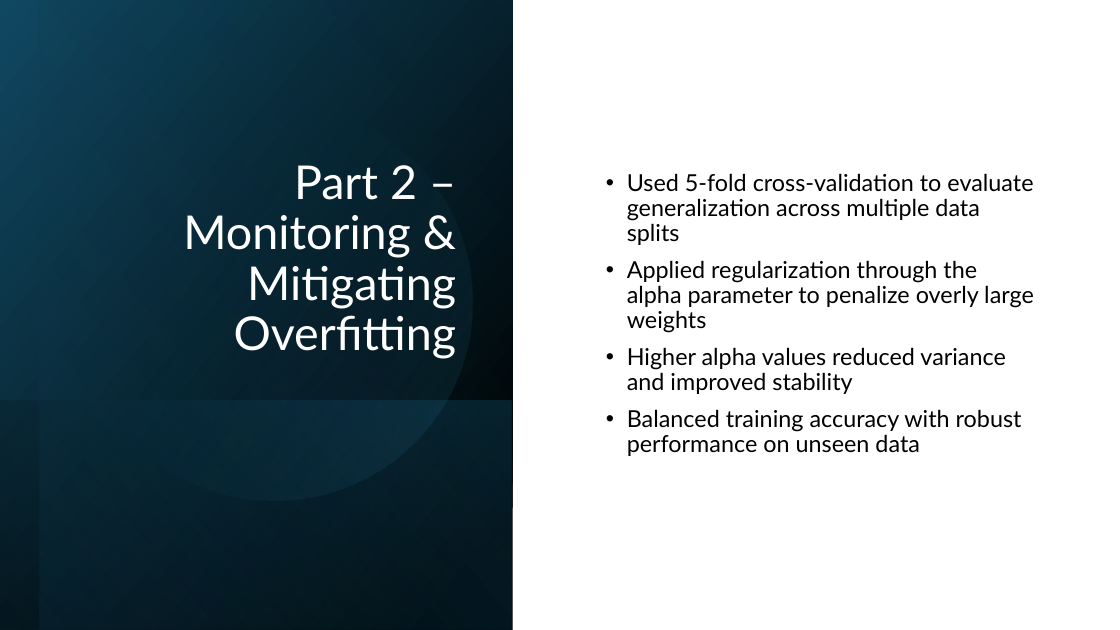
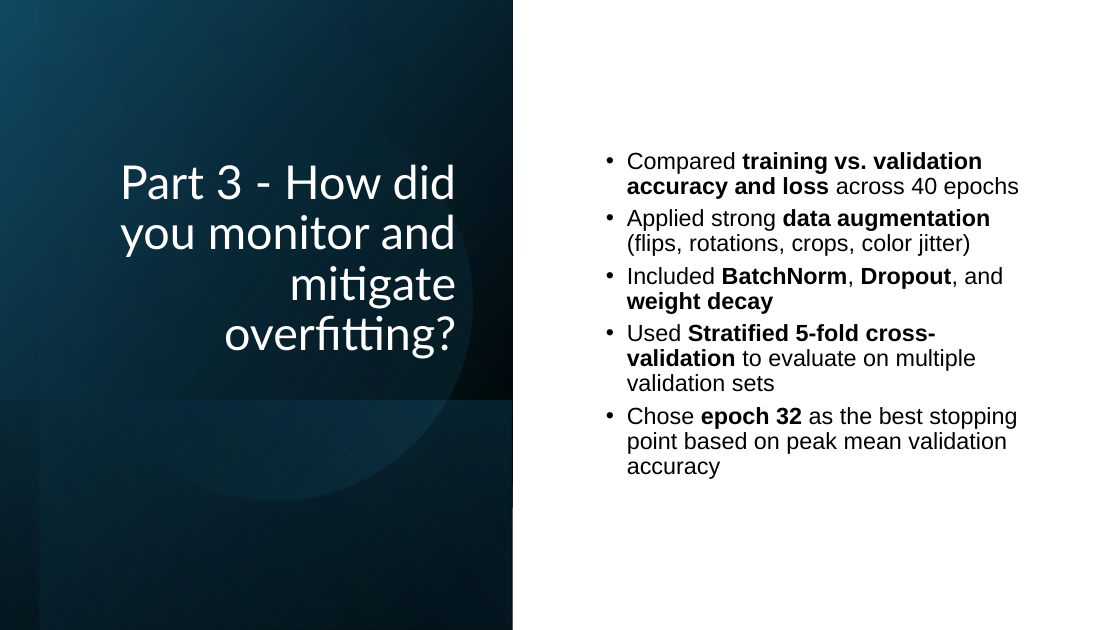
Before and after one commit to cedricstrobel/DASC_Project3, a slide deck: slide 19 of Project_3_Powerpoint.pptx (slide 7 before the commit). Drawn at 1120x630 pixels with LibreOffice and Linux fonts; fonts in the diff are those of the drawing. Boxes give left, top, right and bottom in pixels: in the first picture for what was removed or moved away, otherwise in the second. Text is boxed around its words. In the diff, an @@ line names an element or a change of style, - is before the commit and + after.

```diff
--- a/Project_3_Powerpoint.pptx
+++ b/Project_3_Powerpoint.pptx
@@ title at bbox=[120, 164, 457, 359]: text changed @@
-Part 2 – Monitoring & Mitigating Overfitting
+Part 3 - How did you monitor and mitigate overfitting?
@@ text at bbox=[627, 152, 1019, 479]: text changed; font Lato to Arial @@
-• Used 5-fold cross-validation to evaluate generalization across multiple data splits
-• Applied regularization through the alpha parameter to penalize overly large weights
-• Higher alpha values reduced variance and improved stability
-• Balanced training accuracy with robust performance on unseen data
+• Compared training vs. validation accuracy and loss across 40 epochs
+• Applied strong data augmentation (flips, rotations, crops, color jitter)
+• Included BatchNorm, Dropout, and weight decay
+• Used Stratified 5-fold cross-validation to evaluate on multiple validation sets
+• Chose epoch 32 as the best stopping point based on peak mean validation accuracy
```
Also in this commit, not shown: 18 slides added, 7 slides removed, 26 other files.
